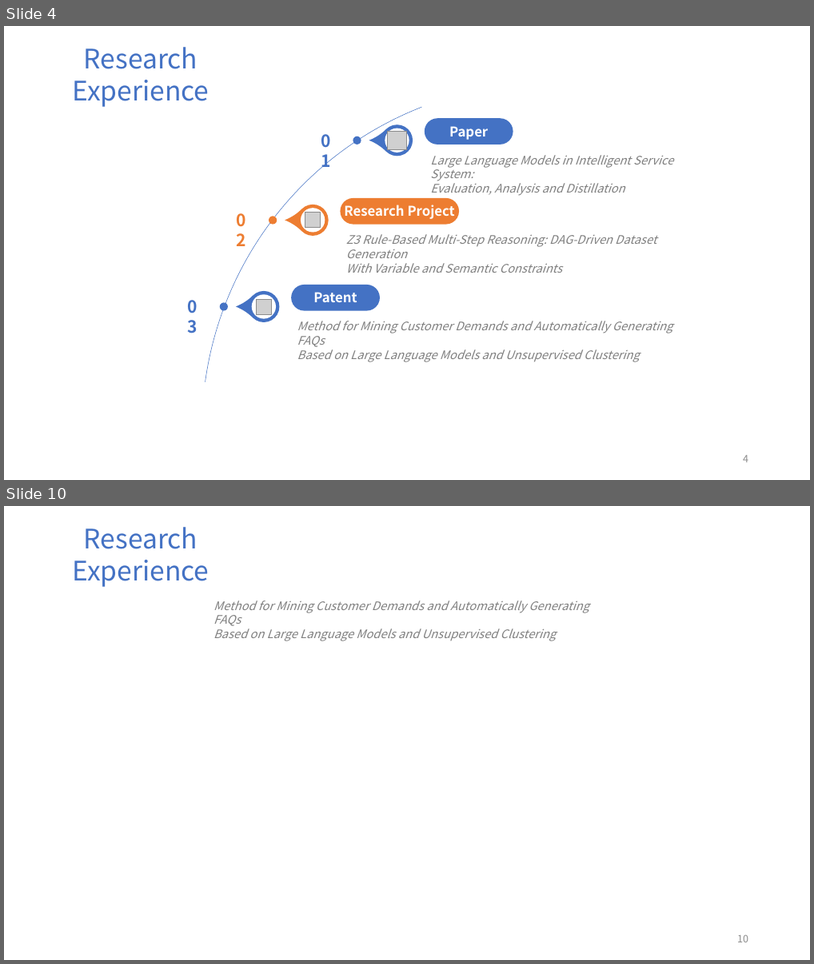
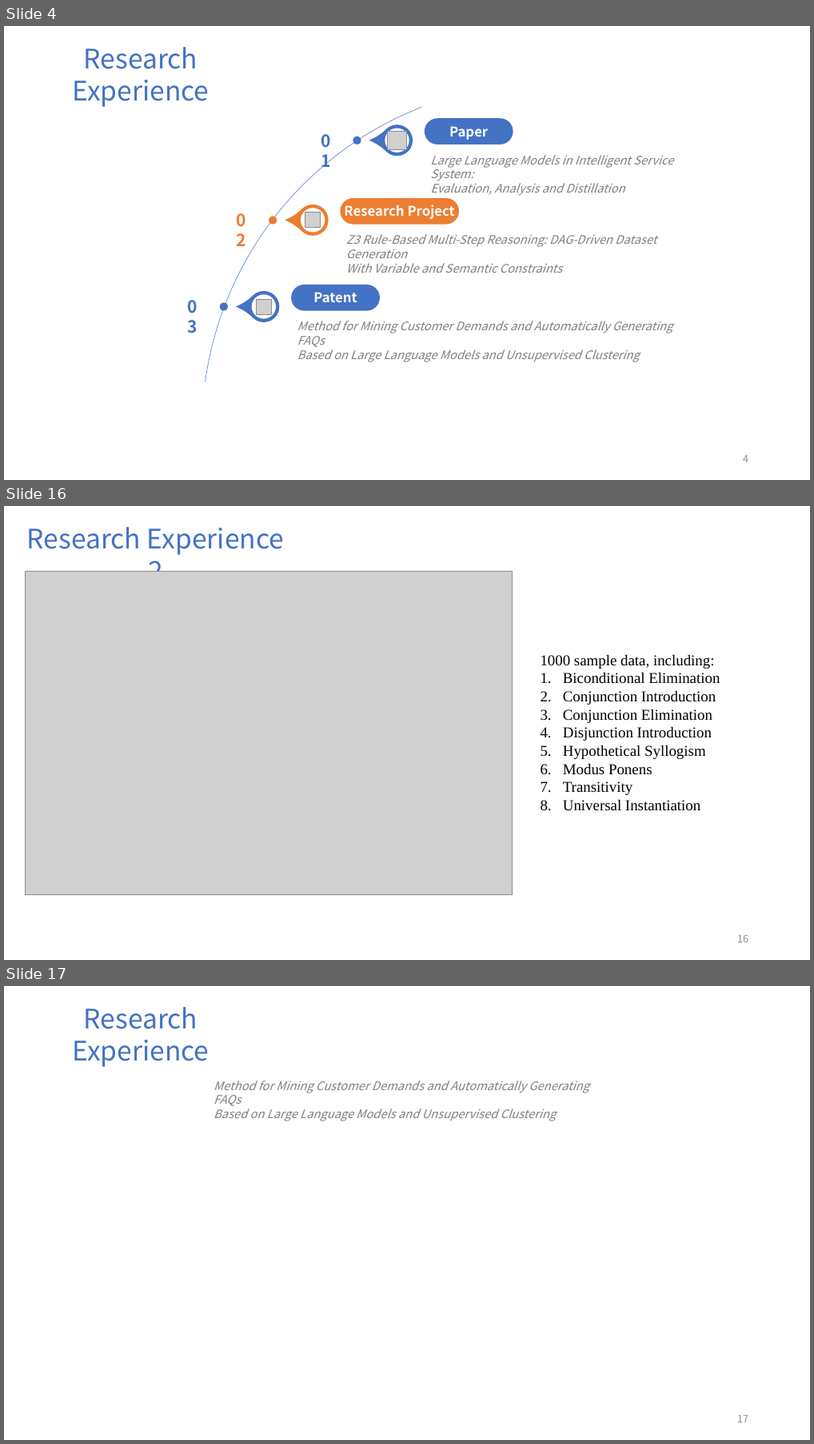
Before and after one commit to FriderickYu/Z3_Ex, a slide deck: Presentation.pptx. Shown one above the other, each under a label of ours: slides 4 and 10 before the commit, slides 4, 16 and 17 after it; the slides between them are not shown. The pictures are 814x964 and 814x1444 pixels, drawn with LibreOffice and Linux fonts; fonts in the diff are those of the drawing; grey boxes stand for pictures. Boxes give left, top, right and bottom in pixels: in the first picture for what was removed or moved away, otherwise in the second. Text is boxed around its words. In the diff, an @@ line names an element or a change of style, - is before the commit and + after.

```diff
--- a/Presentation.pptx
+++ b/Presentation.pptx
@@ slide 16 added at (4, 506, 810, 960), background #FFFFFF @@
@@ text added at (27, 527, 284, 572), 32 pt, text #4472C4 @@
+Research Experience 2
@@ picture added at (25, 572, 512, 895) @@
@@ text added at (541, 655, 720, 811), 18 pt, text #000000 @@
+1000 sample data, including:
+1. Biconditional Elimination
+2. Conjunction Introduction
+3. Conjunction Elimination
+4. Disjunction Introduction
+5. Hypothetical Syllogism
+6. Modus Ponens
+7. Transitivity
+8. Universal Instantiation
@@ page number added at (738, 935, 749, 942), 12 pt, text #8C8C8C @@
+16
@@ what was slide 10 is now slide 17 @@
@@ page number at (738, 1415, 749, 1422): text changed @@
-10
+17
```
Also in this commit, not shown: 8 slides changed, 7 other slides added, 4 slides removed, 1 other file.
